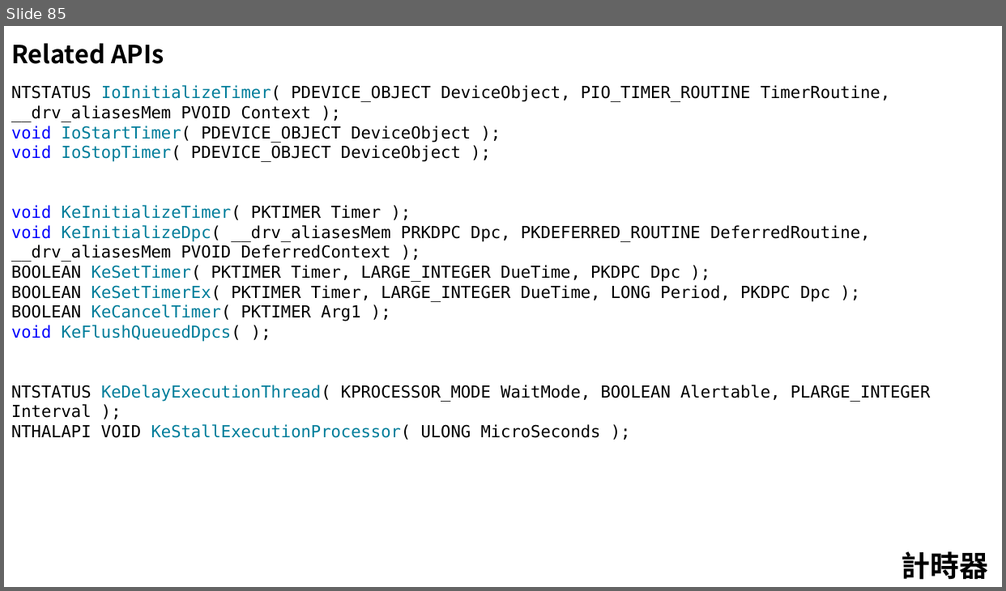
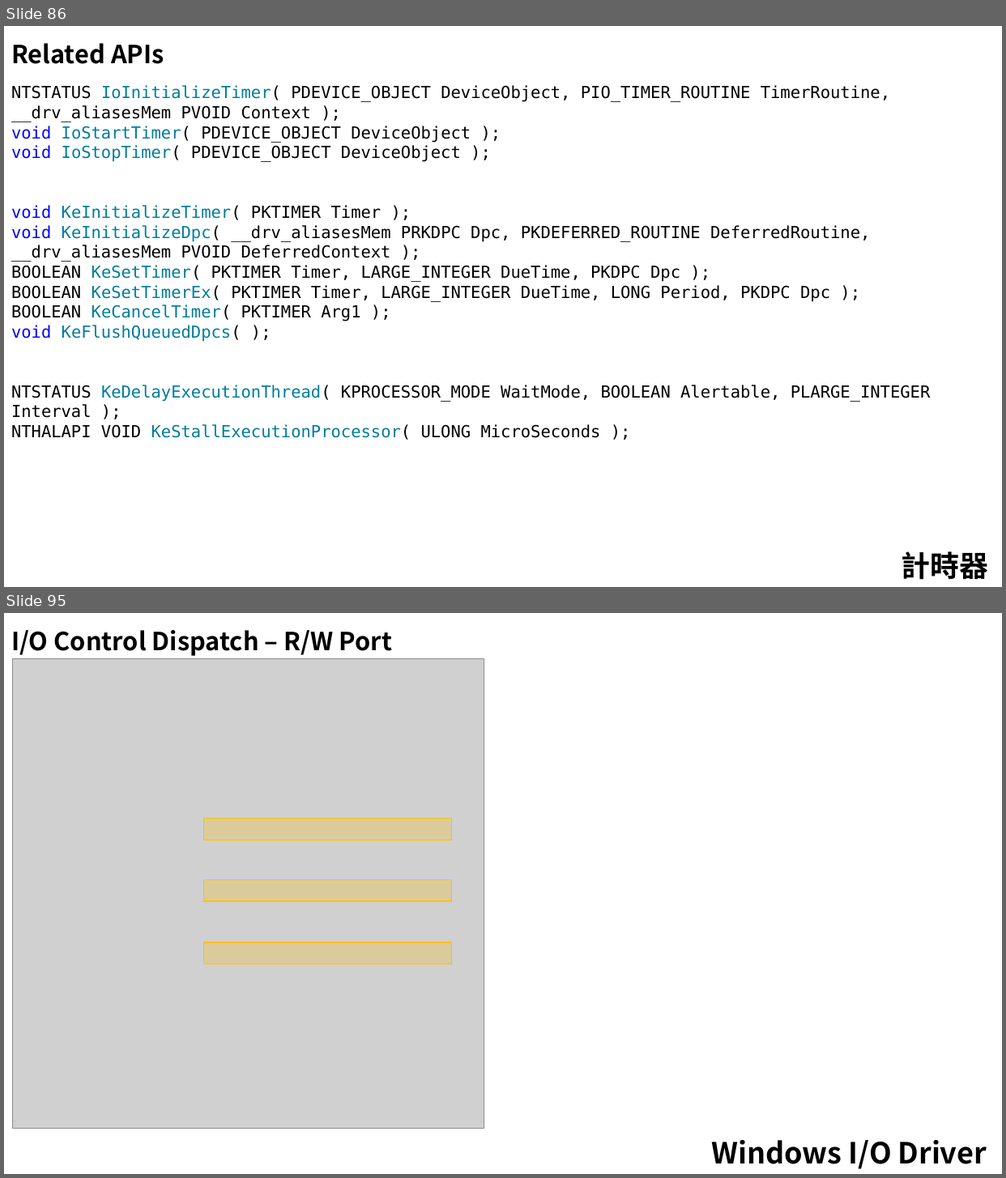
Before and after one commit to 1anhuang/Tutorial, a slide deck: WindowsDriver/Driver(Windows).pptx. Shown one above the other, each under a label of ours: slide 85 before the commit, slides 86 and 95 after it; the slides between them are not shown. The pictures are 1006x591 and 1006x1178 pixels, drawn with LibreOffice and Linux fonts; fonts in the diff are those of the drawing; grey boxes stand for pictures. Boxes give left, top, right and bottom in pixels: in the first picture for what was removed or moved away, otherwise in the second. Text is boxed around its words. In the diff, an @@ line names an element or a change of style, - is before the commit and + after.

Commit message:
20190307 Add I/O driver section in .pttx

```diff
--- a/WindowsDriver/Driver(Windows).pptx
+++ b/WindowsDriver/Driver(Windows).pptx
@@ slide 95 added at (4,613,1002,1174), background #FFFFFF @@
@@ text added at (11,630,393,656), 24 pt, text #000000, bold @@
+I/O Control Dispatch – R/W Port
@@ picture added at (12,658,484,1129) @@
@@ rectangle added at (204,819,452,841), fill #FFC000 at 25% opacity, outline #FFC000 1 pt @@
@@ rectangle added at (204,880,452,902), fill #FFC000 at 25% opacity, outline #FFC000 1 pt @@
@@ rectangle added at (204,943,452,964), fill #FFC000 at 25% opacity, outline #FFC000 1 pt @@
@@ text added at (712,1140,987,1169), 28 pt, text #000000, bold @@
+Windows I/O Driver
@@ what was slide 85 is now slide 86 @@
```
Also in this commit, not shown: 1 slide changed, 21 other slides added.
